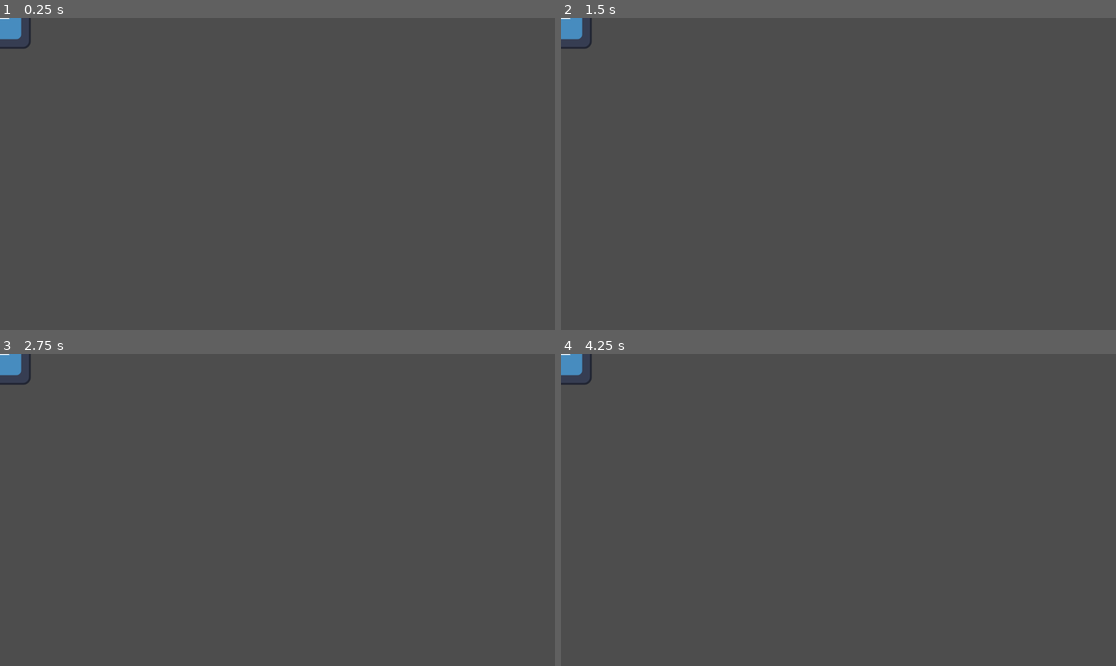
Above: before the commit, frames 1-4 (two rows, left to right).
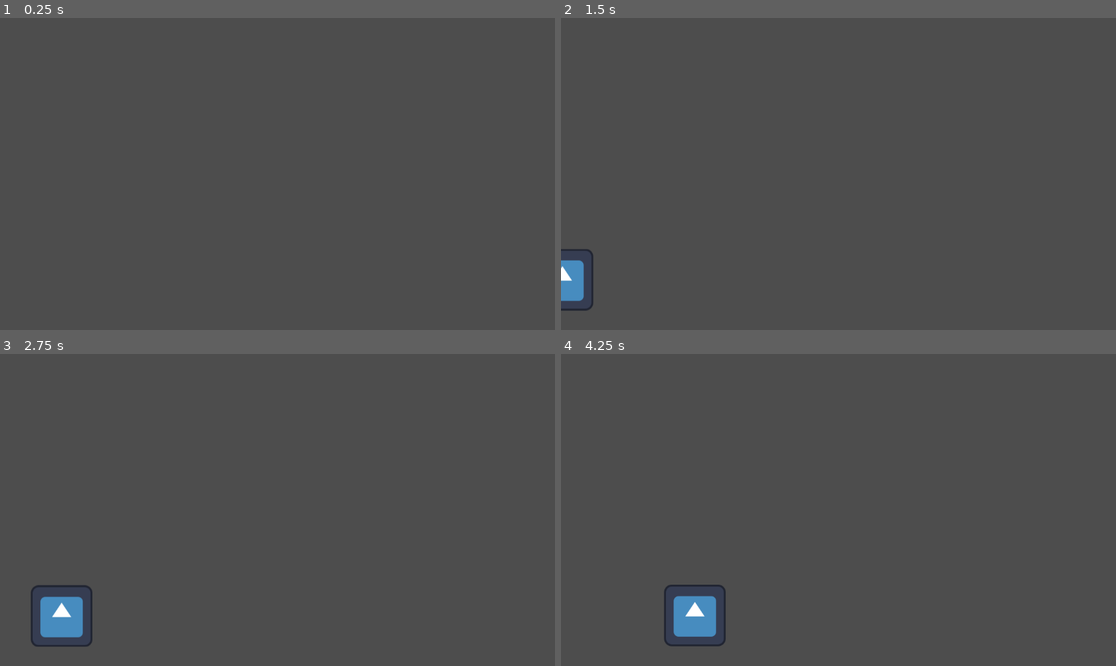
Above: after the commit, the same moments.

Repository: Plumz17/CodelampProjectKelompok1
Game: Godot game, scene res://main.tscn
Same seed, same stepped clock (60 frames per second), same inputs: the game is played once before the commit and once after it. The engine's default icon, where the game draws it, is replaced by a stand-in: a white triangle on a blue panel in a dark square.
Inputs:
- Up to frame 1 (0.25 s): no input
- Up to frame 2 (1.5 s): tap Enter at 0.5 s
- Up to frame 3 (2.75 s): no input
- Up to frame 4 (4.25 s): no input

The runs differ from the first frame. In frame 1, 0.3% of the frame differs, in the area x 0-6%, y 0-10%; in frame 2, 1.0%; in frame 3, 1.6%; in frame 4, 1.7%, in the area x 0-30%, y 0-94%.

Commit message:
Simple Enemy Path
Simple Implementation of the Enemy path, might add more soon

Diff:
--- a/CodelampProject/enemies/enemy_base.gd
+++ b/CodelampProject/enemies/enemy_base.gd
@@ -4,9 +4,42 @@
 @export var max_fear_bar: int # Enemy's HP
 @export var speed: float
 @export var terror_energy: int # Enemy Drop
+@export var waypoints_node: Node2D # A Node with Waypoints as it's child
 
 # Some runtime variables
+var waypoints: Array[Vector2] = []
 var current_fear_bar: int
+var current_waypoint_index: int = 0
 
 func _ready() -> void:
+	#Set Fear Bar / Enemy HP
 	current_fear_bar = max_fear_bar
+	#Get location of all waypoints
+	for waypoint: Node2D in waypoints_node.get_children():
+		waypoints.append(waypoint.global_position)
+
+func _physics_process(_delta: float) -> void:
+	#Print Error if there's no waypoints or if it's empty
+	if waypoints.is_empty():
+		printerr("Waypoints Empty")
+		return
+
+	#Call the reach_core() function if enemy reach end
+	if current_waypoint_index >= waypoints.size():
+		reach_core()
+		return
+
+	#Go to next waypoint
+	var next_waypoint: Vector2 = waypoints[current_waypoint_index]
+	var direction: Vector2 = (next_waypoint - global_position).normalized()
+	velocity = direction * speed * 20 #the 20 here is an arbitrary value, change speed manually later
+	move_and_slide()
+
+	#Update waypoint index if enemy is near the target waypoint
+	if global_position.distance_to(next_waypoint) < 6.7:
+		current_waypoint_index += 1
+
+#Function when reaching core, TODO: add attacking core logic here
+func reach_core():
+	print("Core Reached!")
+	return
--- /dev/null
+++ b/CodelampProject/main.gd
@@ -0,0 +1,11 @@
+extends Node2D
+
+
+# Called when the node enters the scene tree for the first time.
+func _ready() -> void:
+	pass
+
+
+# Called every frame. 'delta' is the elapsed time since the previous frame.
+func _process(delta: float) -> void:
+	pass
--- a/CodelampProject/main.tscn
+++ b/CodelampProject/main.tscn
@@ -1,7 +1,25 @@
 [gd_scene format=3 uid="uid://du2ylgr56qy8q"]
 
+[ext_resource type="Script" uid="uid://dtojvdkhpdgfy" path="res://main.gd" id="1_0xm2m"]
 [ext_resource type="PackedScene" uid="uid://blbggmac62i3w" path="res://enemies/normal_enemy.tscn" id="1_ig7tw"]
 
 [node name="Main" type="Node2D" unique_id=1858161533]
+script = ExtResource("1_0xm2m")
 
-[node name="NormalEnemy" parent="." unique_id=1748458864 instance=ExtResource("1_ig7tw")]
+[node name="Waypoints" type="Node2D" parent="." unique_id=571092845]
+
+[node name="Marker2D" type="Marker2D" parent="Waypoints" unique_id=1804730378]
+position = Vector2(91, 545)
+
+[node name="Marker2D2" type="Marker2D" parent="Waypoints" unique_id=187985708]
+position = Vector2(572, 540)
+
+[node name="Marker2D3" type="Marker2D" parent="Waypoints" unique_id=28755775]
+position = Vector2(568, 267)
+
+[node name="Marker2D4" type="Marker2D" parent="Waypoints" unique_id=997863993]
+position = Vector2(1126, 259)
+
+[node name="NormalEnemy" parent="." unique_id=1748458864 node_paths=PackedStringArray("waypoints_node") instance=ExtResource("1_ig7tw")]
+position = Vector2(-147, 541)
+waypoints_node = NodePath("../Waypoints")
Not shown, added: CodelampProject/main.gd.uid
